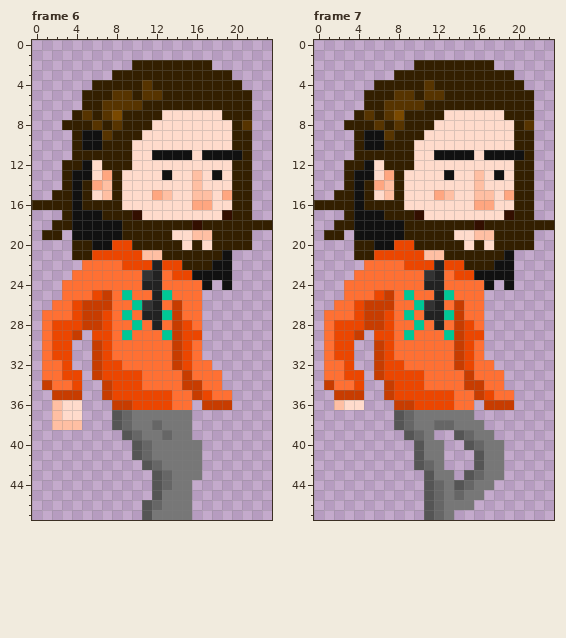
Edited in one commit: pixel-art file (animacije/level_2/character-2-walk.aseprite). The picture above was drawn from the file before the commit.
24x48 pixels, 8 frames. Shown: frame 6, frame 7. The commit also changed other frames, which this record leaves out.
After:
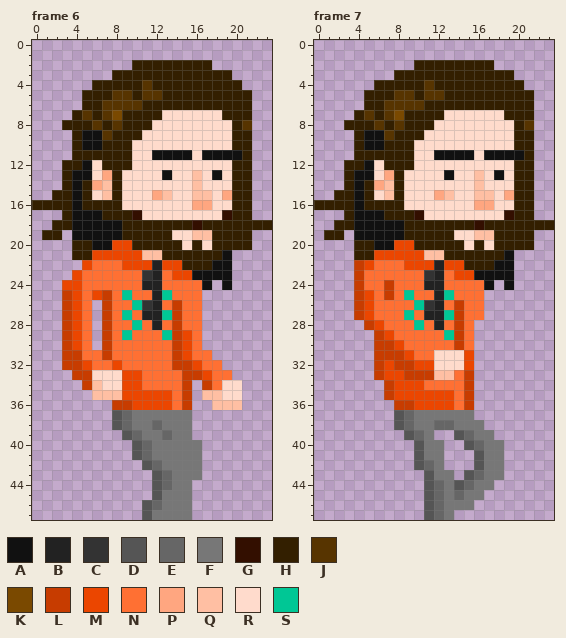
Palette (. is transparent): A #111111  B #222222  C #333333  D #555555  E #666666  F #777777  G #330f00  H #331f00  J #573400  K #7a4900  L #c73c00  M #eb4600  N #ff7033  P #ffa680  Q #ffbfa3  R #ffdbcc  S #00c795
Changes in this commit:
Changed rows in their new state; - is an unchanged pixel.
Frame 6:
first column x 1:
22 ----M---------------
23 ---M----------------
24 --MM----------------
25 --LM----------------
26 -.L-N.--------------
27 ..L-N.L-------------
28 ..L-N.L-------N-----
29 ..LMN.L--------N----
30 ..LMN.L-------------
31 ..LLNNL---------N---
32 ..LLMNN-------LM-N--
33 ...LLRRR-------LM-N-
34 ....LQRR-------.L-RR
35 -...-QQQ------L.QQRR
36 -...----------L-.QQQ
37 -...----------------
38 -...----------------
Frame 7:
first column x 1:
22 ---LM--------------
23 ---L---------------
24 --.L--L------------
25 --.LMN-------------
26 -..LMNN------------
27 ...LMNN------------
28 ....-MN-------N.---
29 ....-L--N-----N.---
30 ...---LM------N.---
31 ...---LLM--RRR-.---
32 ...----LLMMRRR-..--
33 ....----LLLQQ--...-
34 ....-----------...-
35 -...----------L....
36 -...----------L-...
Changed places in both pictures, as pixel boxes (x1, y1, x2, y2):
changed: (42, 260, 122, 430)
changed: (182, 320, 242, 410)
changed: (324, 260, 514, 410)
